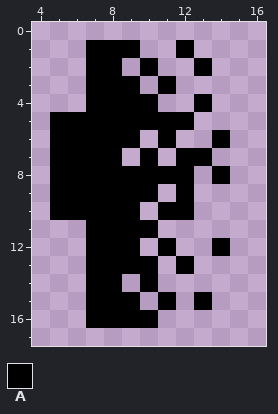
Edited in one commit: pixel-art sprite (src/main/resources/assets/armoryofdestiny/textures/mob_effect/nonexistence.png). Above: the version before the commit.
The file is 18x18 pixels. Shown: x 4..16, y 0..17.
Palette (. is transparent): A #000000
Pixels before, first column x 5:
 1 ..AAA..A..
 2 ..AA.A..A.
 3 ..AAA.A...
 4 ..AAAA..A.
 5 AAAAAAAA..
 6 AAAAA.A..A
 7 AAAA.A.AA.
 8 AAAAAAAA.A
 9 AAAAAA.A..
10 AAAAA.AA..
11 ..AAAA....
12 ..AAA.A..A
13 ..AAAA.A..
14 ..AA.A....
15 ..AAA.A.A.
16 ..AAAA....
After:
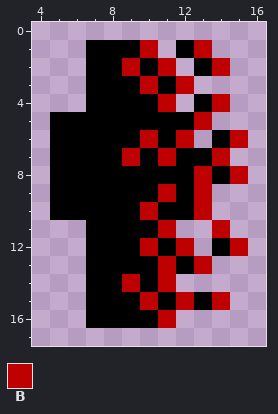
Colours new in this view: B #bf0000
The edit:
Changed rows in their new state; - is an unchanged pixel.
first column x 9:
 1 -B--B--
 2 B-B--B-
 3 -B-B---
 4 --B--B-
 5 ----B--
 6 -B-B--B
 7 B-B--B-
 8 ----B-B
 9 --B-B--
10 -B--B--
11 --B--B-
12 -B-B--B
13 --B-B--
14 B-B----
15 -B-B-B-
16 --B----
